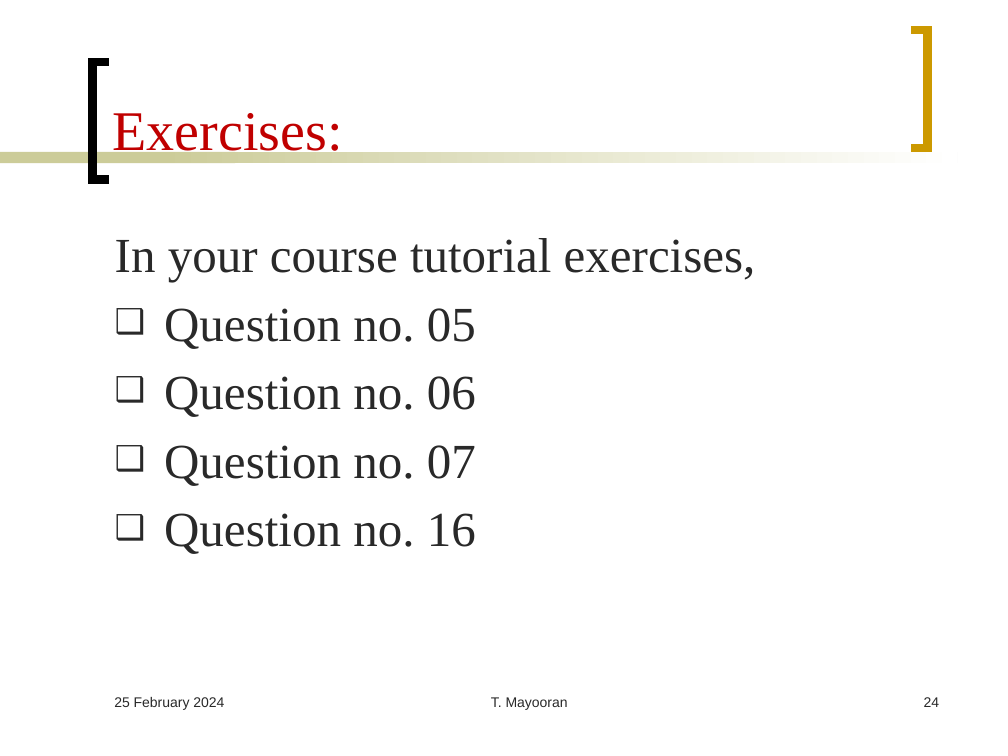
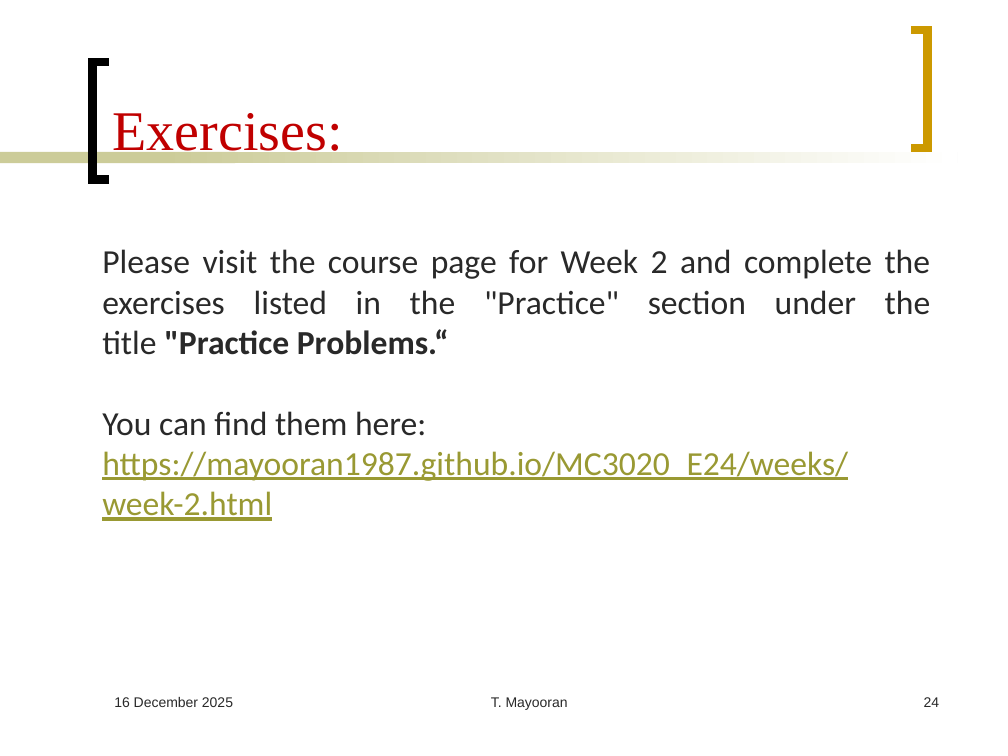
Before and after one commit to Mayooran1987/MC3020_E24, a slide deck: slide 24 of Lect_2.pptx. Drawn at 1008x756 pixels with LibreOffice and Linux fonts; fonts in the diff are those of the drawing. Boxes give left, top, right and bottom in pixels: in the first picture for what was removed or moved away, otherwise in the second. Text is boxed around its words. In the diff, an @@ line names an element or a change of style, - is before the commit and + after.

```diff
--- a/Lect_2.pptx
+++ b/Lect_2.pptx
@@ text removed at bbox=[115, 238, 756, 554] @@
-In your course tutorial exercises,
-❑ Question no. 05
-❑ Question no. 06
-❑ Question no. 07
-❑ Question no. 16
@@ text added at bbox=[102, 249, 931, 521], 24 pt, text #292929 @@
+Please visit the course page for Week 2 and complete the exercises listed in the "Practice" section under the title "Practice Problems.“
+You can find them here:
+https://mayooran1987.github.io/MC3020_E24/weeks/week-2.html
@@ text at bbox=[114, 697, 233, 707]: text changed @@
-25 February 2024
+16 December 2025
```
Also in this commit, not shown: 50 other slides changed, 2 slides added, 2 slides removed, 9 other files.
